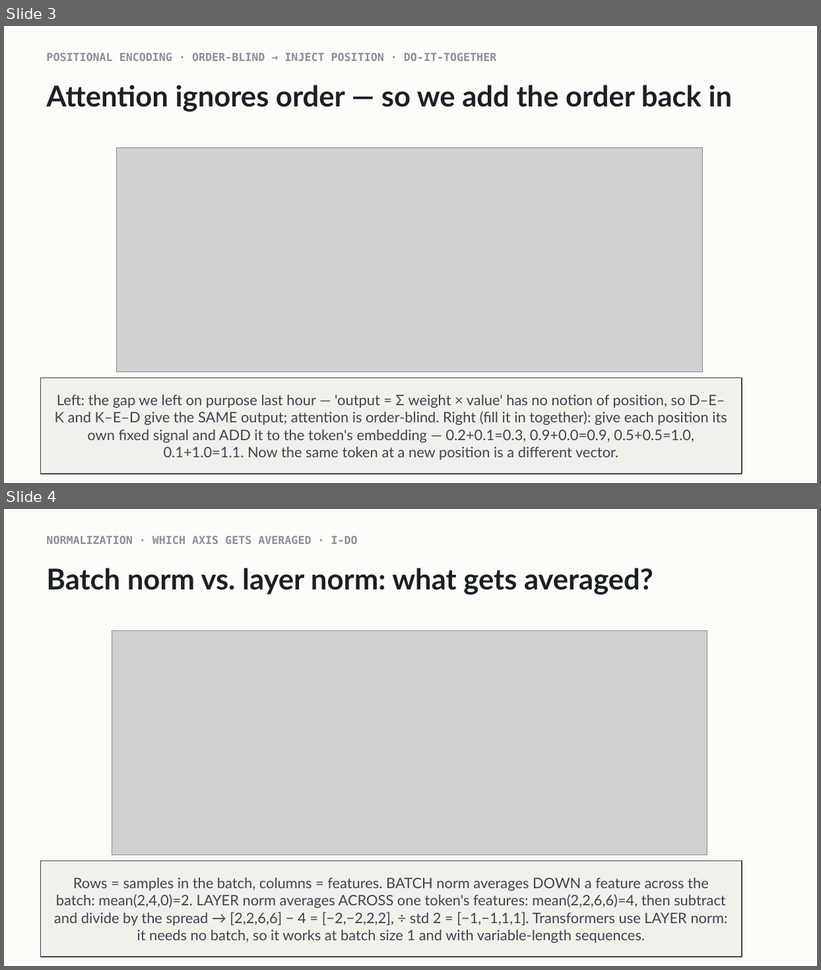
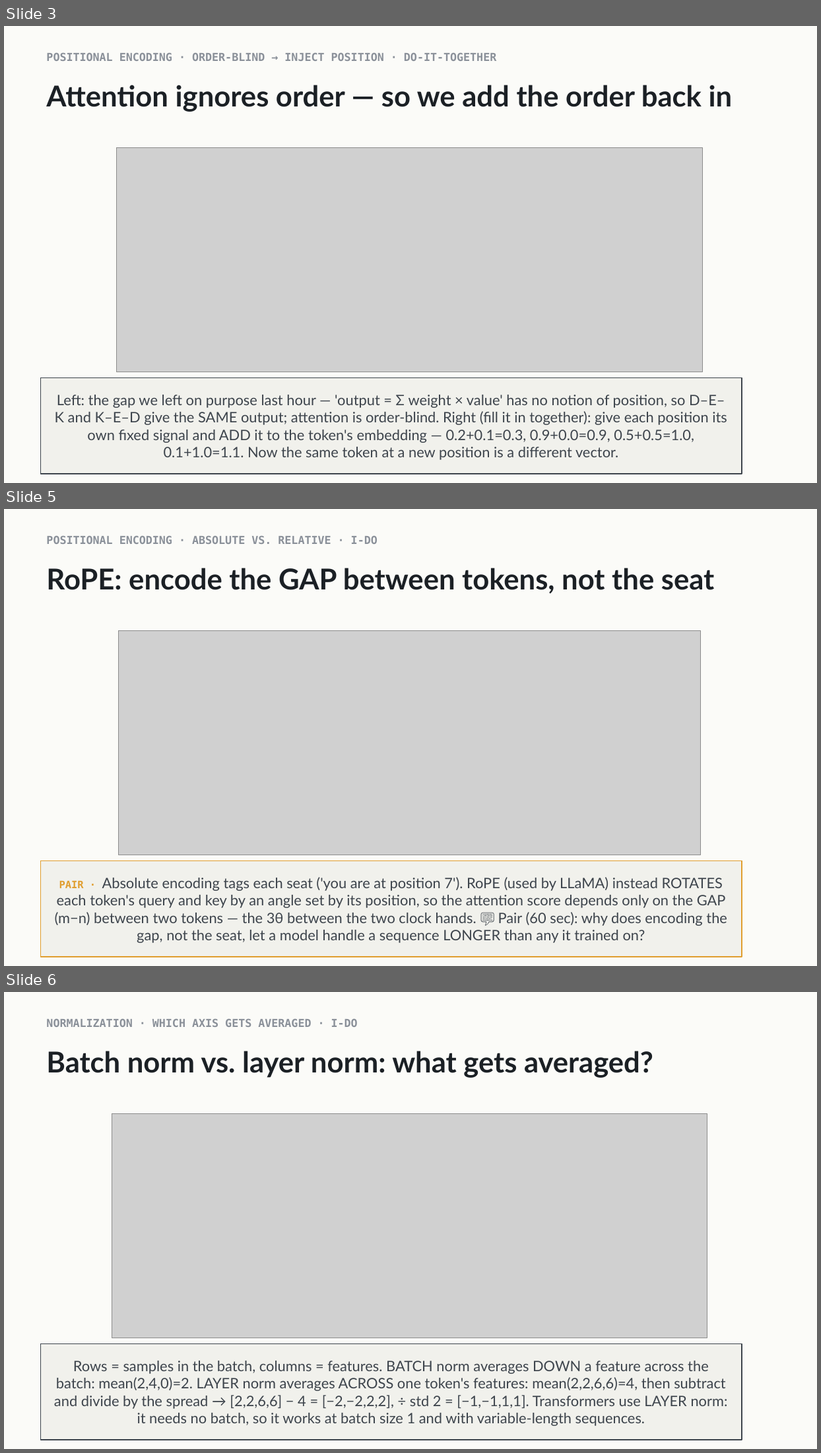
Before and after one commit to indigobio/msacl_dl_course, a slide deck: slides/pptx/lecture08_transformer.pptx. Shown one above the other, each under a label of ours: slides 3 and 4 before the commit, slides 3, 5 and 6 after it; the slides between them are not shown. The pictures are 821x970 and 821x1453 pixels, drawn with LibreOffice and Linux fonts; fonts in the diff are those of the drawing; grey boxes stand for pictures. Boxes give left, top, right and bottom in pixels: in the first picture for what was removed or moved away, otherwise in the second. Text is boxed around its words. In the diff, an @@ line names an element or a change of style, - is before the commit and + after.

Commit message:
Lecture 8: expand transformer (PE heatmap, RoPE, cross-attention, 3 families); rewrite Quiz 8 to context=K/V; introduce Casanovo on first use

```diff
--- a/slides/pptx/lecture08_transformer.pptx
+++ b/slides/pptx/lecture08_transformer.pptx
@@ slide 5 added at bbox=[4, 509, 817, 966], background #FFFFFF @@
@@ rectangle added at bbox=[4, 509, 817, 966], fill #FBFBF8 @@
@@ text added at bbox=[46, 535, 378, 544], 13 pt, text #8A9099, bold @@
+POSITIONAL ENCODING · ABSOLUTE VS. RELATIVE · I-DO
@@ text added at bbox=[46, 568, 714, 593], 34 pt, text #1B2025, bold @@
+RoPE: encode the GAP between tokens, not the seat
@@ picture added at bbox=[119, 631, 700, 855] @@
@@ rectangle added at bbox=[40, 861, 742, 957], fill #F1F1EC, outline #E09E2F 1 pt, 17 pt, text #3D444C @@
+PAIR · Absolute encoding tags each seat ('you are at position 7'). RoPE (used by LLaMA) instead ROTATES each token's query and key by an angle set by its position, so the attention score depends only on the GAP (m−n) between two tokens — the 3θ between the two clock hands. 💬 Pair (60 sec): why does encoding the gap, not the seat, let a model handle a sequence LONGER than any it trained on?
@@ what was slide 4 is now slide 6 @@
```
Also in this commit, not shown: 7 slides changed, 3 other slides added, 1 slide removed, 9 other files.
